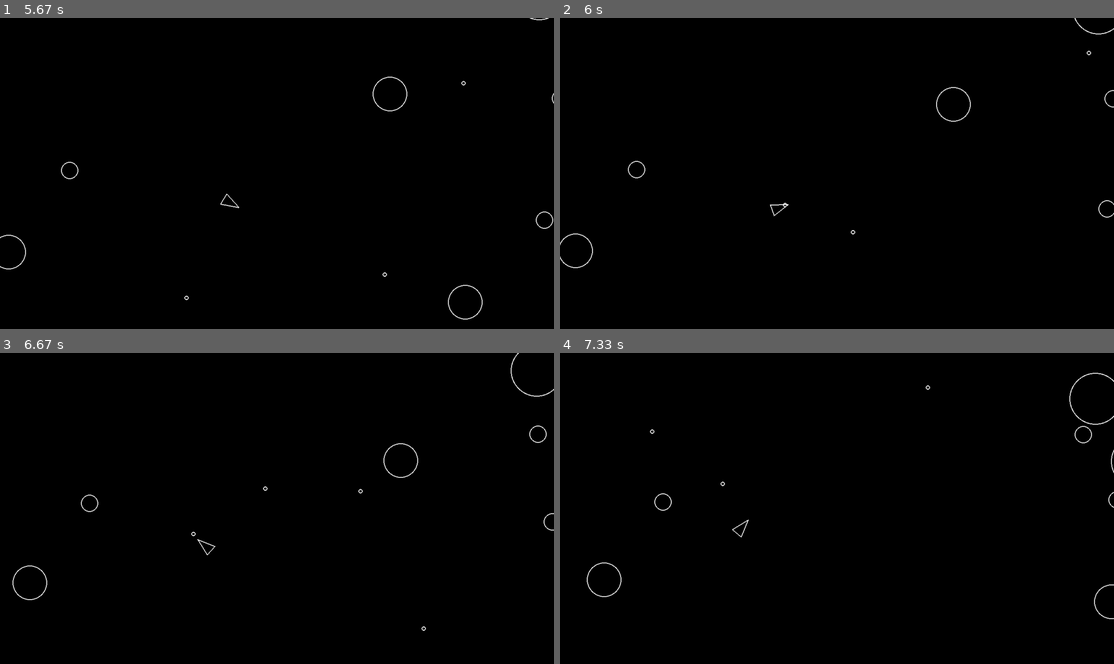
Above: before the commit, frames 1-4 (two rows, left to right).
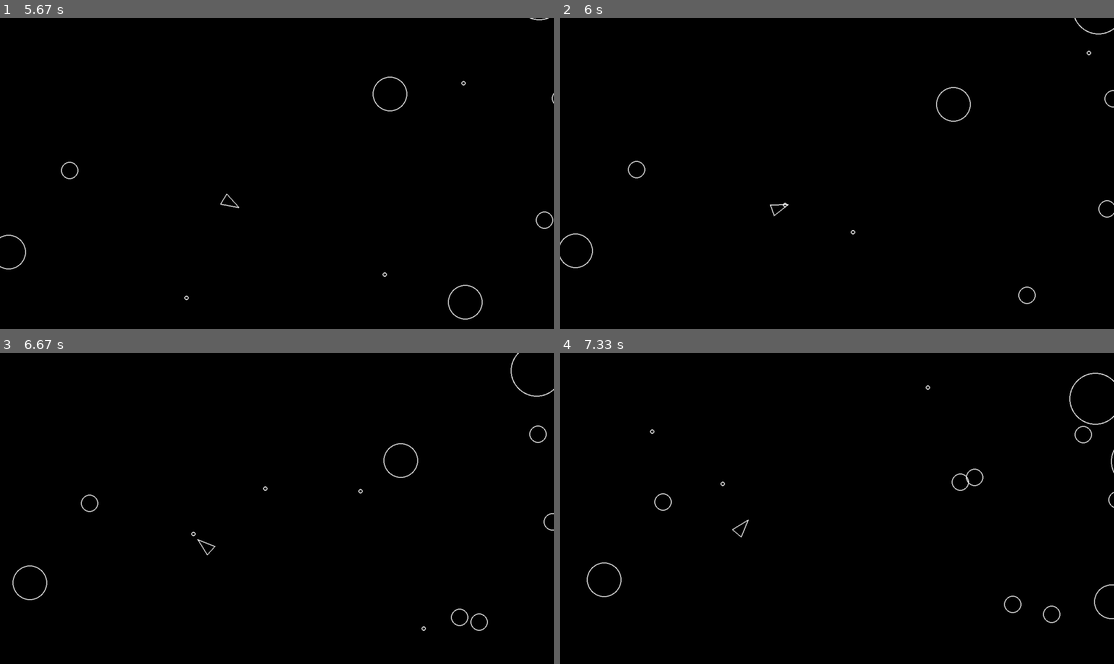
Above: after the commit, the same moments.

Repository: courtneyglosser/asteroids-pygame
Game: pygame game, started from main.py
Two runs of this game, one before a commit and one after it. Both use one fixed random seed, a clock stepped at 60 frames per second and the inputs below.
Inputs:
- Up to frame 1 (5.67 s): tap Space at 0.33, 0.73, 1.03, 1.3, 1.63, 1.93, 2.07, 2.47, 2.77, 3.13, 3.53, 3.83, 4.03, 4.33, 4.53, 4.87, 5.17, 5.37 s; hold A 0.67-1.2 s; hold S 1.23-1.53 s; hold A 1.57-1.97 s; hold W 2-2.37 s; hold D 2.4-3.03 s; hold S 3.07-3.43 s; hold A 3.47-3.93 s; hold D 3.97-4.43 s; hold W 4.47-4.77 s; hold D 4.8-5.27 s; hold A from 5.3 s (still down)
- Up to frame 2 (6 s): tap Space at 5.67, 5.93 s; release A at 5.83 s; hold S from 5.87 s (still down)
- Up to frame 3 (6.67 s): release S at 6.17 s; hold A 6.2-6.6 s; tap Space at 6.27, 6.57 s; hold W from 6.63 s (still down)
- Up to frame 4 (7.33 s): tap Space at 6.7, 7.1 s; release W at 7 s; hold D from 7.03 s (still down)

Frame 1 is identical in both runs. In frame 2, less than 0.1% of the frame differs, in the area x 82-86%, y 86-93%; in frame 3, less than 0.1%; in frame 4, 0.2%, in the area x 70-91%, y 37-87%.

Commit message:
Adding split logic for larger asteroids.

Diff:
--- a/asteroid.py
+++ b/asteroid.py
@@ -1,7 +1,9 @@
 
 import pygame
+import random
 
 from circleshape import CircleShape
+from logger import log_state, log_event
 from constants import *
 
 class Asteroid(CircleShape):
@@ -14,3 +16,25 @@
 
     def update(self, dt):
         self.position += self.velocity * dt
+
+    def split(self):
+        self.kill()
+
+        if self.radius <= ASTEROID_MIN_RADIUS:
+            return
+
+        log_event("asteroid_split")
+        rand_degrees = random.uniform(20, 50)
+
+        new_vel_1 = self.velocity.rotate(rand_degrees)
+        new_vel_2 = self.velocity.rotate(-rand_degrees)
+
+        new_radius = self.radius - ASTEROID_MIN_RADIUS
+        x = self.position.x
+        y = self.position.y
+
+        asteroid1 = Asteroid(x, y, new_radius)
+        asteroid2 = Asteroid(x, y, new_radius)
+
+        asteroid1.velocity = new_vel_1
+        asteroid2.velocity = new_vel_2
--- a/main.py
+++ b/main.py
@@ -56,7 +56,7 @@
             for s in shots:
                 if a.collides_with(s):
                     log_event("asteroid_shot")
-                    a.kill()
+                    a.split()
                     s.kill()
 
         for d in drawable:
